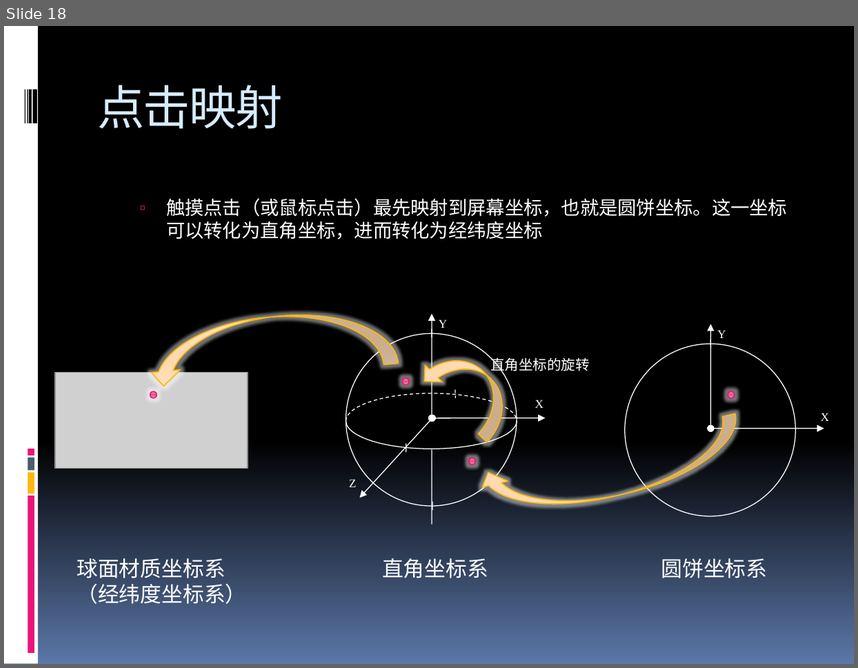
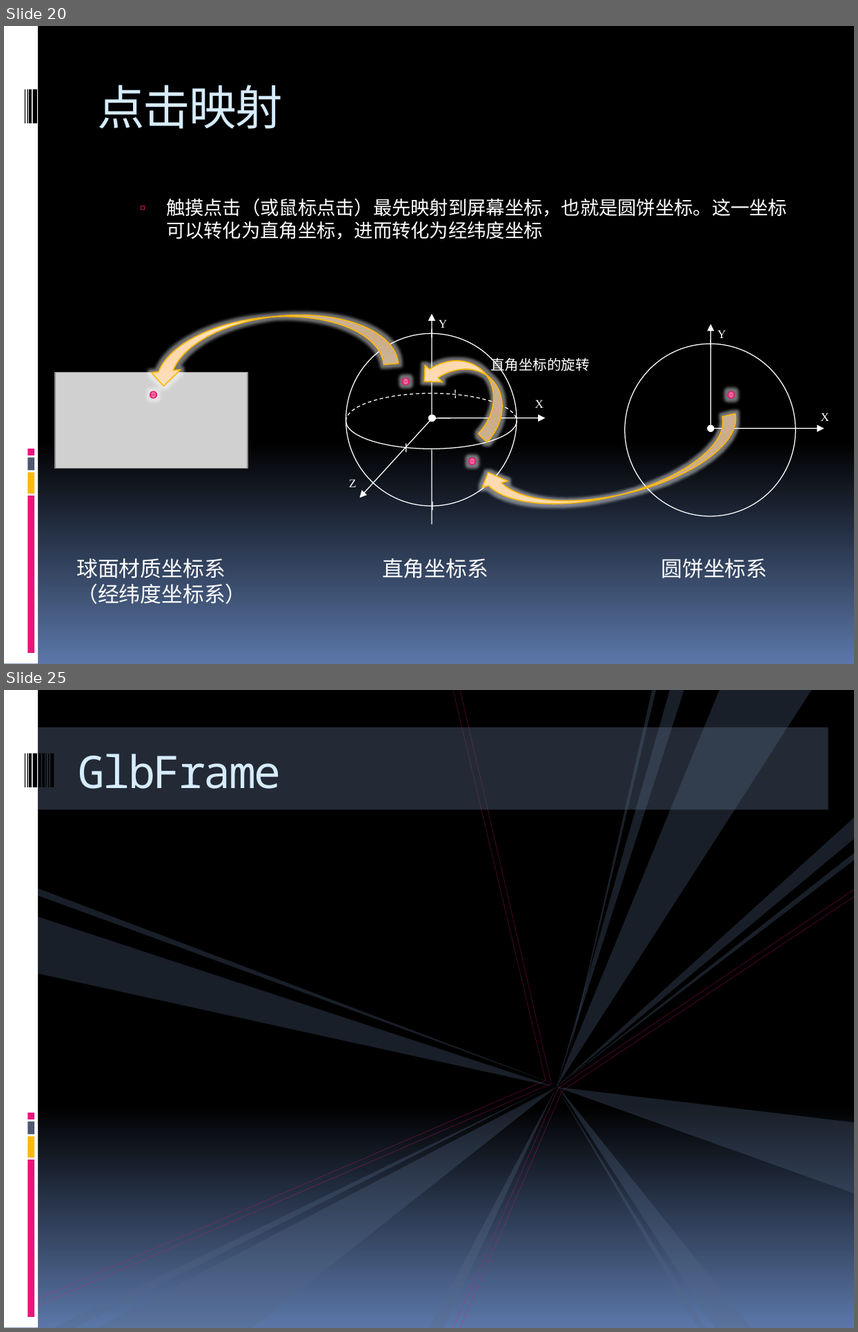
Before and after one commit to vic-w/MyUniverse, a slide deck: Doc/GLBSDK设计文档.pptx. Shown one above the other, each under a label of ours: slide 18 before the commit, slides 20 and 25 after it; the slides between them are not shown. The pictures are 858x668 and 858x1332 pixels, drawn with LibreOffice and Linux fonts; fonts in the diff are those of the drawing; grey boxes stand for pictures. Boxes give left, top, right and bottom in pixels: in the first picture for what was removed or moved away, otherwise in the second. Text is boxed around its words. In the diff, an @@ line names an element or a change of style, - is before the commit and + after.

```diff
--- a/Doc/GLBSDK设计文档.pptx
+++ b/Doc/GLBSDK设计文档.pptx
@@ slide 25 added at (x1=4, y1=690, x2=854, y2=1328), background gradient #000000 to #5B77A8; not listed: 9 template elements that a slide beside it also shows @@
@@ freeform shape added at (x1=39, y1=690, x2=551, y2=1305), outline #EA157A 0.25 pt @@
@@ freeform shape added at (x1=546, y1=690, x2=674, y2=1076), fill #586A86 at 30% opacity @@
@@ freeform shape added at (x1=557, y1=690, x2=811, y2=1087), fill #566989 at 30% opacity @@
@@ freeform shape added at (x1=557, y1=690, x2=684, y2=1087), fill #566989 at 30% opacity @@
@@ rectangle added at (x1=38, y1=727, x2=829, y2=810), fill #586A86 at 40% opacity @@
@@ rectangle added at (x1=39, y1=753, x2=41, y2=787), fill #000000 @@
@@ rectangle added at (x1=42, y1=753, x2=45, y2=787), fill #000000 @@
@@ rectangle added at (x1=45, y1=753, x2=47, y2=787), fill #000000 @@
@@ rectangle added at (x1=48, y1=753, x2=49, y2=787), fill #000000 @@
@@ rectangle added at (x1=51, y1=753, x2=54, y2=787), fill #000000 @@
@@ title added at (x1=78, y1=753, x2=281, y2=789), 38 pt, text #D6ECFF @@
+GlbFrame
@@ freeform shape added at (x1=452, y1=789, x2=854, y2=1328), outline #EA157A 0.25 pt @@
@@ freeform shape added at (x1=557, y1=818, x2=854, y2=1087), fill #566989 at 30% opacity @@
@@ freeform shape added at (x1=557, y1=854, x2=854, y2=1087), fill #566989 at 30% opacity @@
@@ freeform shape added at (x1=38, y1=888, x2=562, y2=1086), fill #566989 at 30% opacity @@
@@ freeform shape added at (x1=38, y1=917, x2=562, y2=1087), fill #566989 at 30% opacity @@
@@ freeform shape added at (x1=53, y1=1087, x2=549, y2=1328), fill #566989 at 30% opacity @@
@@ freeform shape added at (x1=96, y1=1087, x2=557, y2=1328), fill #566989 at 30% opacity @@
@@ freeform shape added at (x1=429, y1=1087, x2=557, y2=1328), fill #586A86 at 30% opacity @@
@@ freeform shape added at (x1=557, y1=1087, x2=854, y2=1193), fill #566989 at 30% opacity @@
@@ freeform shape added at (x1=557, y1=1087, x2=705, y2=1328), fill #566989 at 30% opacity @@
@@ freeform shape added at (x1=557, y1=1085, x2=752, y2=1328), fill #566989 at 30% opacity @@
@@ what was slide 18 is now slide 20 @@
```
Also in this commit, not shown: 6 other slides added, 1 slide removed.
